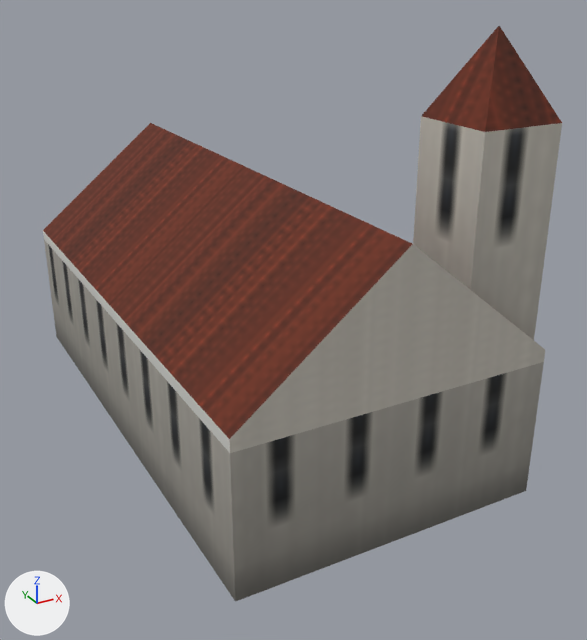
An edit to the glTF model assets/coronado_kit/buildings/civic/civ_church/civic_civ_church_far.glb, drawn before and after from the same camera.
Before and after are seen from a 50 mm camera at (-16.2, -34.1, 21.1) aimed at (0.5, -3.8, 6.0). The lights are fixed; the arrows at lower left show +X, +Y and +Z. The first picture is the older version. Vertices at exactly the same position are counted once.

The older version as bpy lines, for what is in view:
```python
mat_bld_far = bpy.data.materials.new('bld_far')
mat_bld_far.use_nodes = True; mat_bld_far.node_tree.nodes.clear()
_N = mat_bld_far.node_tree.nodes; _L = mat_bld_far.node_tree.links
n0 = _N.new('ShaderNodeBsdfPrincipled'); n0.name = 'Principled BSDF'
n0.inputs[2].default_value = 0.9  # 'Roughness'
n1 = _N.new('ShaderNodeOutputMaterial'); n1.name = 'Material Output'
n2 = _N.new('ShaderNodeMix'); n2.name = 'Mix'
n2.data_type = 'RGBA'
n2.blend_type = 'MULTIPLY'
n2.inputs[0].default_value = 1.0  # 'Factor'
n3 = _N.new('ShaderNodeVertexColor'); n3.name = 'Color Attribute'
n4 = _N.new('ShaderNodeTexImage'); n4.name = 'Image Texture'
n4.image = img_far_color_png
_L.new(n0.outputs[0], n1.inputs[0])  # 'BSDF' to 'Surface'
_L.new(n2.outputs[2], n0.inputs[0])  # 'Result' to 'Base Color'
_L.new(n3.outputs[0], n2.inputs[7])  # 'Color' to 'B'
_L.new(n4.outputs[0], n2.inputs[6])  # 'Color' to 'A'
me_civic_civ_church_far = bpy.data.meshes.new('civic_civ_church_far')
me_civic_civ_church_far.from_pydata(...)  # 35 vertices, 64 faces; spans x -7.0..7.0, y -13.0..13.0, z 0.0..19.1
me_civic_civ_church_far.materials.append(mat_bld_far)
ob_civic_civ_church_far = bpy.data.objects.new('civic_civ_church_far', me_civic_civ_church_far)
ob_civic_civ_church_far.location = (0.0, 0.0, 0.0)
```
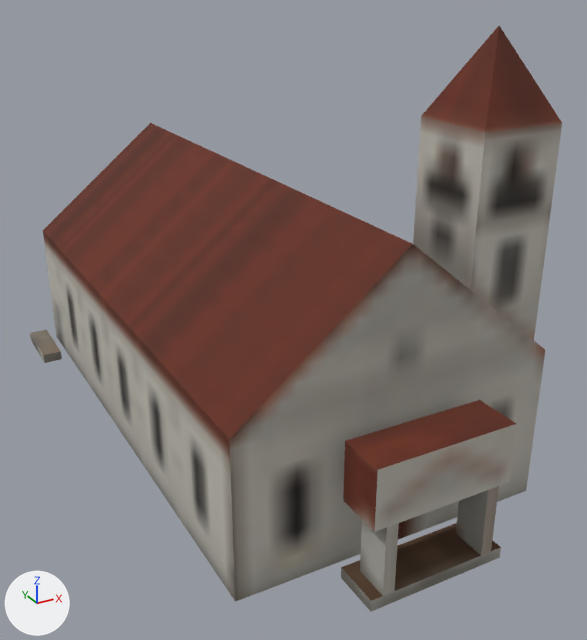
Where the change shows, as pixel boxes [x1, y1, x2, y2] in the pictures (587 x 640 px):
'civic_civ_church_far', surface changed, reshaped: before [43, 26, 562, 602]; after [30, 26, 562, 612]
part 1 of me_civic_civ_church_far, added: after [341, 400, 517, 612]
part 2 of me_civic_civ_church_far, added: after [30, 330, 62, 363]
part 3 of me_civic_civ_church_far, surface changed: [43, 44, 562, 599] in both
part 4 of me_civic_civ_church_far, recoloured: [44, 116, 562, 599] in both

The change, as a list of edits to the scene's bpy script:
```text
Add img_bld_lod_color_png:
    img_bld_lod_color_png = load_image('bld_lod_color.png', '../../../textures/bld_lod_color.png', 2048, 2048, 'sRGB')
Change mat_bld_far:
    where n0 = _N.new('ShaderNodeBsdfPrincipled'); n0.name = 'Principled BSDF'
    n0.inputs[2].default_value: 0.9 -> 0.85  # 'Roughness'
    where n4 = _N.new('ShaderNodeTexImage'); n4.name = 'Image Texture'
    n4.image: img_far_color_png -> img_bld_lod_color_png
    add n4.extension = 'EXTEND'
Change me_civic_civ_church_far:
    used by ob_civic_civ_church_far; location = (0.0, 0.0, 0.0)
    verts and faces of me_civic_civ_church_far; kept vertices keep their numbers, new ones are numbered from 35
    remove me_civic_civ_church_far.from_pydata(...)  # 35 vertices, 64 faces; spans x -7.0..7.0, y -13.0..13.0, z 0.0..19.1
    add me_civic_civ_church_far.from_pydata(...)  # 75 vertices, 114 faces; spans x -8.5..7.0, y -15.8..13.2, z 0.0..19.1
    me_civic_civ_church_far part 1
    16 vertices are added at x -3.0..2.0, y -15.8..-13.8, z 0.0..6.0
    8 new vertices lie (6.0, 0.0, 0.0) away from vertices in x -3.0, y -15.8..-13.8, z 0.0..6.0
    8 new vertices lie (0.5, 0.0, 0.0) away from vertices in x -2.5..2.0, y -15.8..-14.3, z 0.5..3.5
    40 new faces join them
    me_civic_civ_church_far part 2
    add verts[67] = (-8.5, 9.7, 0.0)  # pixel (44, 362)
    add verts[68] = (-8.5, 9.7, 0.5)  # pixel (43, 355)
    add verts[69] = (-8.5, 13.2, 0.0)  # pixel (30, 340)
    add verts[70] = (-8.5, 13.2, 0.5)  # pixel (29, 332)
    add for new, old in zip([*range(71, 75)], [*range(67, 71)]): verts[new] = verts[old] + (1.0, 0.0, 0.0)
    add faces += [(67, 71, 72), (67, 72, 68), (69, 70, 73), (70, 74, 73), (71, 73, 74), (71, 74, 72)]
    add faces += [(67, 68, 69), (68, 70, 69), (68, 72, 74), (68, 74, 70)]
    me_civic_civ_church_far part 3: 64 kept faces spanning x -7.0..7.0, y -13.0..13.0, z 0.0..19.1 get new texture (UV) coordinates
    me_civic_civ_church_far part 4: 47 kept faces spanning x -7.0..7.0, y -13.0..13.0, z 0.0..15.9 get new vertex colours; the middle colour goes from white #fcfaf7 to white #ffffff
```
